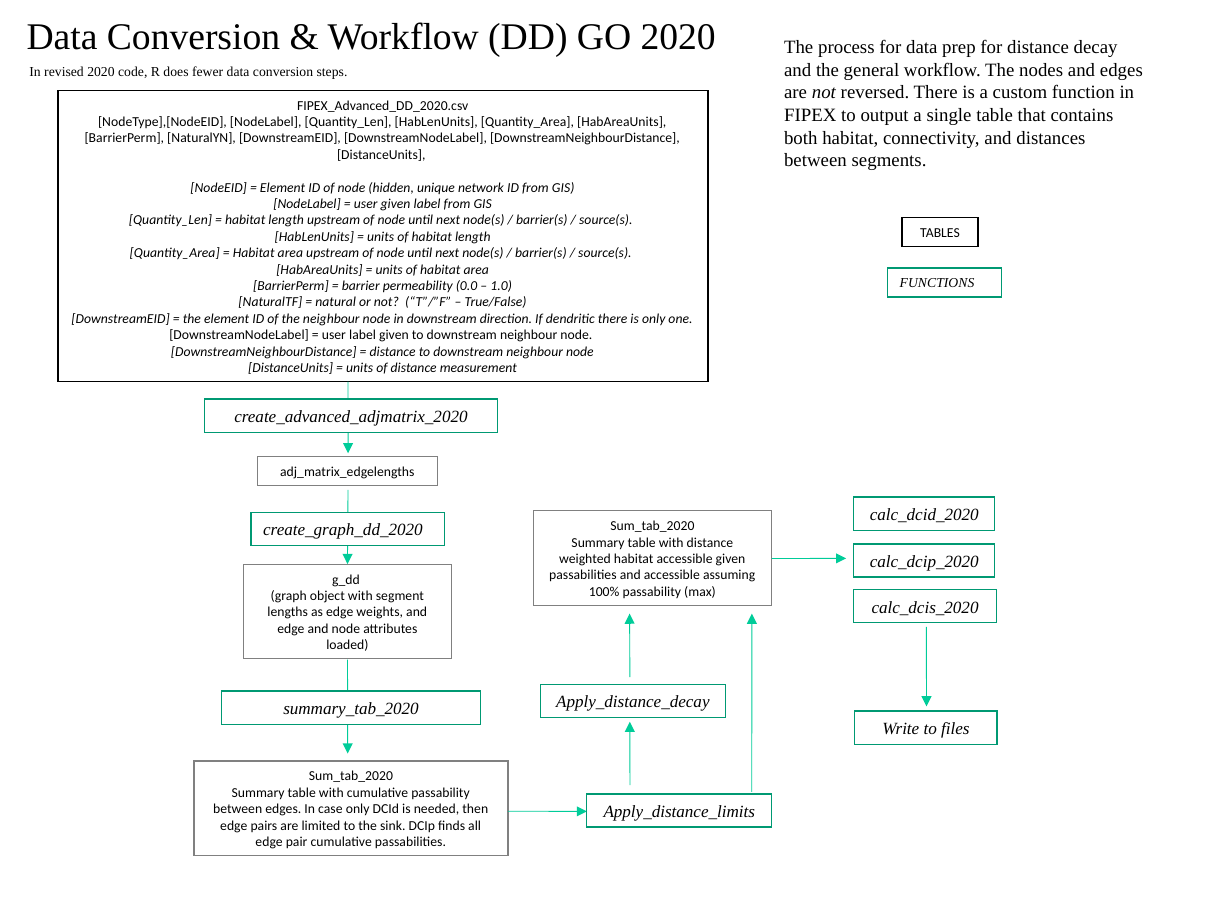
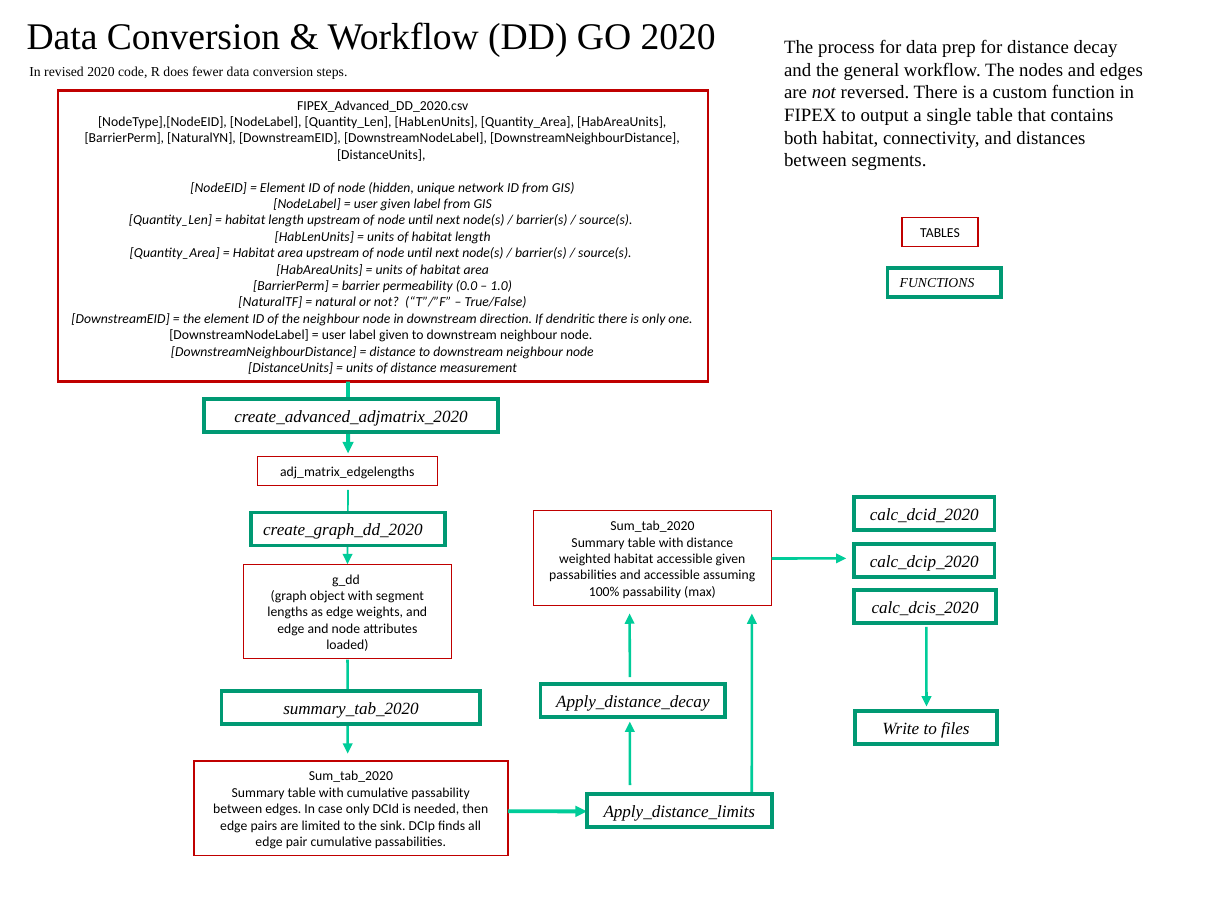
Before and after one commit to goldford/DCI-R-Code-2020, a slide deck: slide 5 of Dev/flow chart of functions 2020.ppt. Drawn at 1232x924 pixels with LibreOffice and Linux fonts; fonts in the diff are those of the drawing. Boxes give left, top, right and bottom in pixels: in the first picture for what was removed or moved away, otherwise in the second. Text is boxed around its words. In the diff, an @@ line names an element or a change of style, - is before the commit and + after.

```diff
--- a/Dev/flow chart of functions 2020.ppt
+++ b/Dev/flow chart of functions 2020.ppt
@@ rectangle "FIPEX_Advanced_DD_2020.csv" at bbox=[58, 90, 708, 381]: outline #000000 0.74 pt to #C00000 1.5 pt @@
@@ rectangle "TABLES" at bbox=[902, 217, 978, 246]: outline #000000 0.74 pt to #C00000 0.74 pt @@
@@ arrow (347, 382) - (349, 453): stroke #00CC99 0.51 pt to #00CC99 2.24 pt @@
@@ arrow (347, 490) - (347, 564): stroke #00CC99 0.51 pt to #00CC99 0.99 pt @@
@@ outline #808080 0.74 pt to #C00000 0.74 pt in 4 elements at bbox=[257, 457, 439, 487], bbox=[243, 564, 451, 659], bbox=[193, 761, 508, 856], bbox=[533, 511, 771, 606] @@
@@ arrow (771, 558) - (846, 558): stroke #00CC99 0.51 pt to #00CC99 1.5 pt @@
@@ arrow (630, 678) - (630, 614): stroke #00CC99 0.51 pt to #00CC99 1.5 pt @@
@@ arrow (752, 792) - (752, 614): stroke #00CC99 0.51 pt to #00CC99 1.5 pt @@
@@ arrow (926, 627) - (926, 706): stroke #00CC99 0.51 pt to #00CC99 1.5 pt @@
@@ arrow (347, 659) - (347, 754): stroke #00CC99 0.51 pt to #00CC99 1.5 pt @@
@@ outline #009973 0.74 pt to #009973 2.24 pt in 10 elements at bbox=[887, 269, 1000, 298], bbox=[205, 399, 498, 432], bbox=[251, 513, 445, 546], bbox=[222, 691, 480, 724], bbox=[854, 543, 994, 577], bbox=[854, 496, 994, 530], bbox=[854, 590, 997, 623], bbox=[586, 793, 771, 827], bbox=[541, 684, 726, 717], bbox=[855, 711, 998, 744] @@
@@ arrow (630, 785) - (630, 722): stroke #00CC99 0.51 pt to #00CC99 1.5 pt @@
@@ arrow (508, 811) - (586, 812): stroke #00CC99 0.51 pt to #00CC99 2.24 pt @@
```
Also in this commit, not shown: 4 other files.
